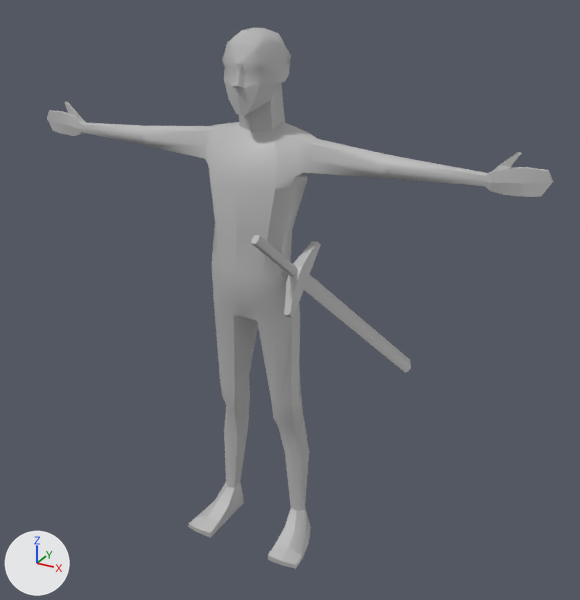
What one commit did to the FBX model An Adventure/Assets/Meshes/Character.fbx.
Before and after are seen from a camera (50 mm lens) standing at (1.165, -1.9, 1.83) and looking at (0.121, -0.001, 0.881). Arrows for +X, +Y and +Z are at lower left; the lights stay in place. Where no turn or scale is listed for an object, it has been applied to the vertices.

The scene before the commit, as lines of its bpy script (objects in view):
```python
me_mesh = bpy.data.meshes.new('Mesh')
me_mesh.from_pydata(...)  # 469 vertices, 508 faces; spans x -0.81..0.81, y -0.14..0.14, z -0.81..0.81
me_mesh.materials.append(mat_lambert1)  # grey #bcbcbc
me_mesh_001 = bpy.data.meshes.new('Mesh.001')
me_mesh_001.from_pydata(...)  # 44 vertices, 42 faces; spans x -0.5..0.5, y -17.6..5.3, z -0.5..0.5
me_mesh_001.materials.append(mat_lambert1)  # grey #bcbcbc
ob_body2 = bpy.data.objects.new('Body2', me_mesh)
ob_body2.location = (0.0, 0.001, 0.822)
ob_sword = bpy.data.objects.new('Sword', me_mesh_001)
ob_sword.location = (0.166, -0.032, 0.977)
ob_sword.rotation_euler = (1.833, 0.785, -1.571)  # degrees (105, 45, -90)
ob_sword.scale = (0.234, 0.0397, 0.037)
```
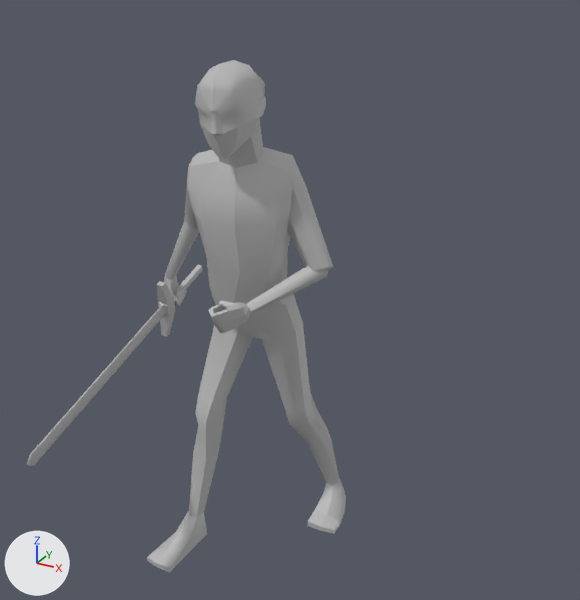
Location of each change, [x1, y1, x2, y2] in pixels of the pictures (580 x 600 px):
'Body2', deleted: before [47, 27, 554, 569]
'Body3', added: after [147, 60, 346, 573]
'Sword', moved, turned: before [251, 235, 411, 373]; after [27, 265, 203, 466]

What the commit changed:
Mesh me_mesh_001_1 is new.
It has 459 vertices, 506 faces and spans x -0.38..0.27, y -0.34..0.29, z -0.81..0.75.
It uses material mat_lambert1 (grey #bcbcbc).
Object 'Body2' (ob_body2) is deleted.
Object 'Sword' (ob_sword) moves from (0.166, -0.032, 0.977) to (-0.353, 0.021, 0.751).
Object 'Sword' (ob_sword) turns from (105, 45, -90) to (-57, 111, -54) degrees about x, y and z.
Object 'Body3' (ob_body3) is new; it shows me_mesh_001_1.
Its location is (0.0, 0.001, 0.822).
